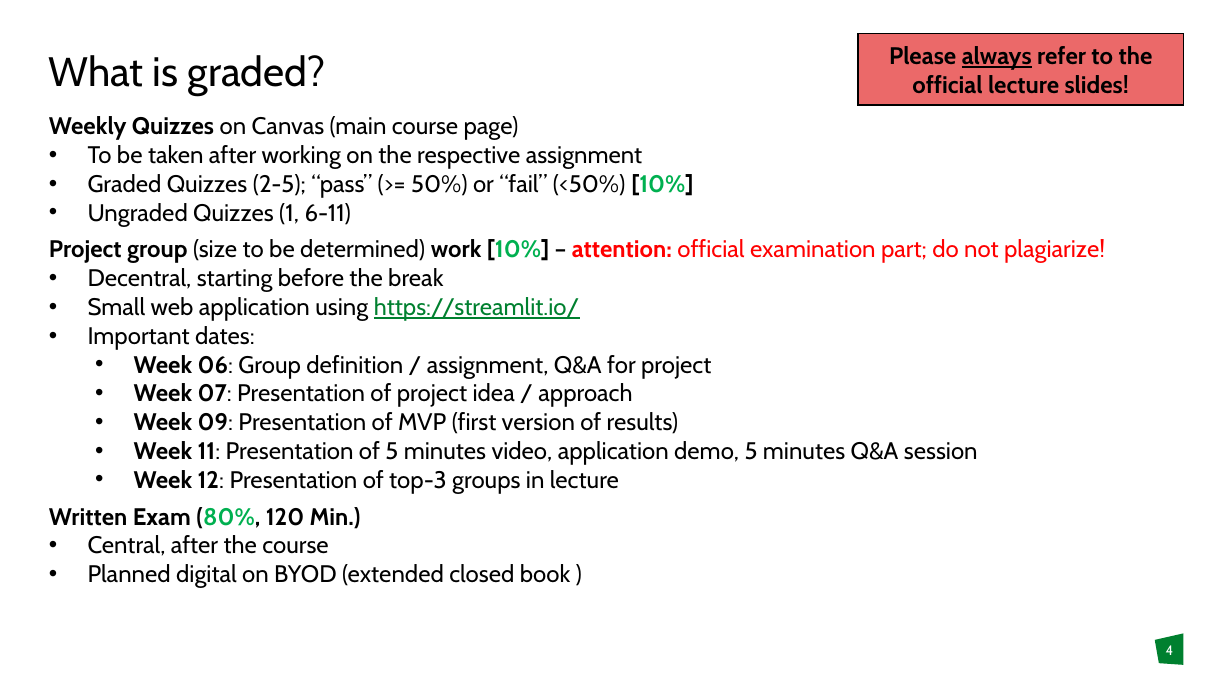
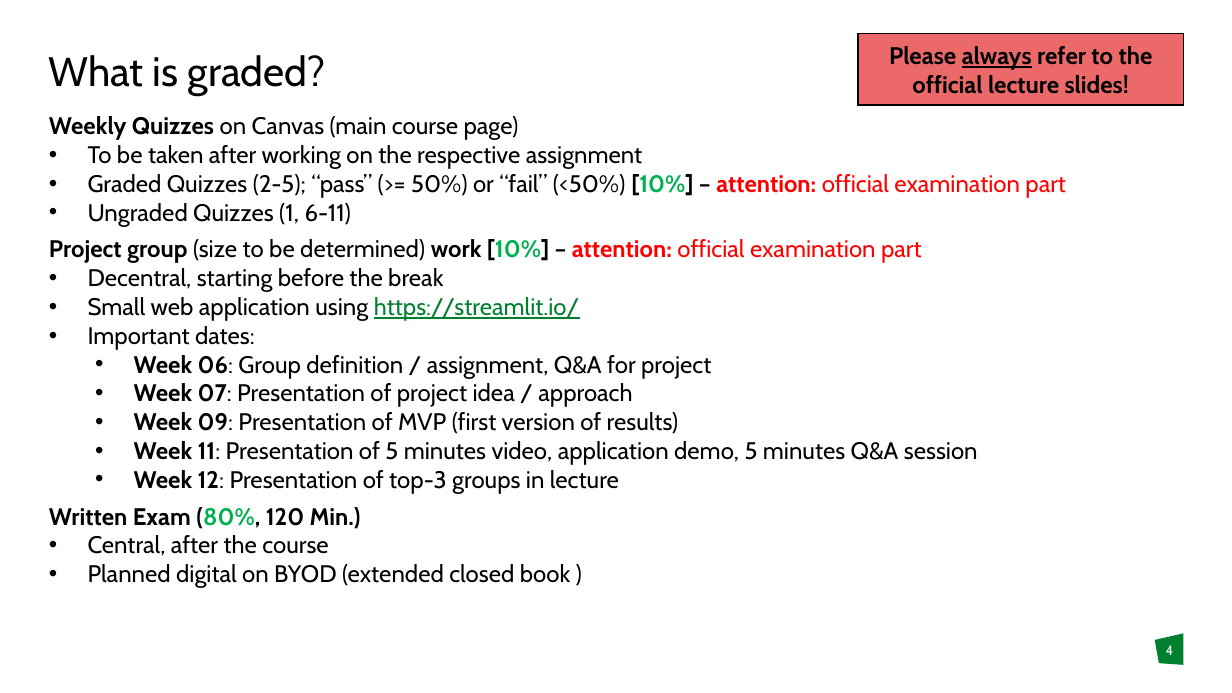
Before and after one commit to DomBBB/dombbb.github.io, a slide deck: slide 4 of Presentation/Presentation_W0.pptx. Drawn at 1232x693 pixels with LibreOffice and Linux fonts; fonts in the diff are those of the drawing; background and template pictures are left out. Boxes give left, top, right and bottom in pixels: in the first picture for what was removed or moved away, otherwise in the second. Text is boxed around its words. In the diff, an @@ line names an element or a change of style, - is before the commit and + after.

```diff
--- a/Presentation/Presentation_W0.pptx
+++ b/Presentation/Presentation_W0.pptx
@@ text at box(88, 174, 1066, 198): text changed @@
-• Graded Quizzes (2-5); “pass” (>= 50%) or “fail” (<50%) [10%]
+• Graded Quizzes (2-5); “pass” (>= 50%) or “fail” (<50%) [10%] – attention: official examination part
@@ text at box(49, 239, 922, 263): text changed; text colour #FF0000 to #000000 @@
-Project group (size to be determined) work [10%] – attention: official examination part; do not plagiarize!
+Project group (size to be determined) work [10%] – attention: official examination part
```
Also in this commit, not shown: 2 other slides changed, 1 other file.
